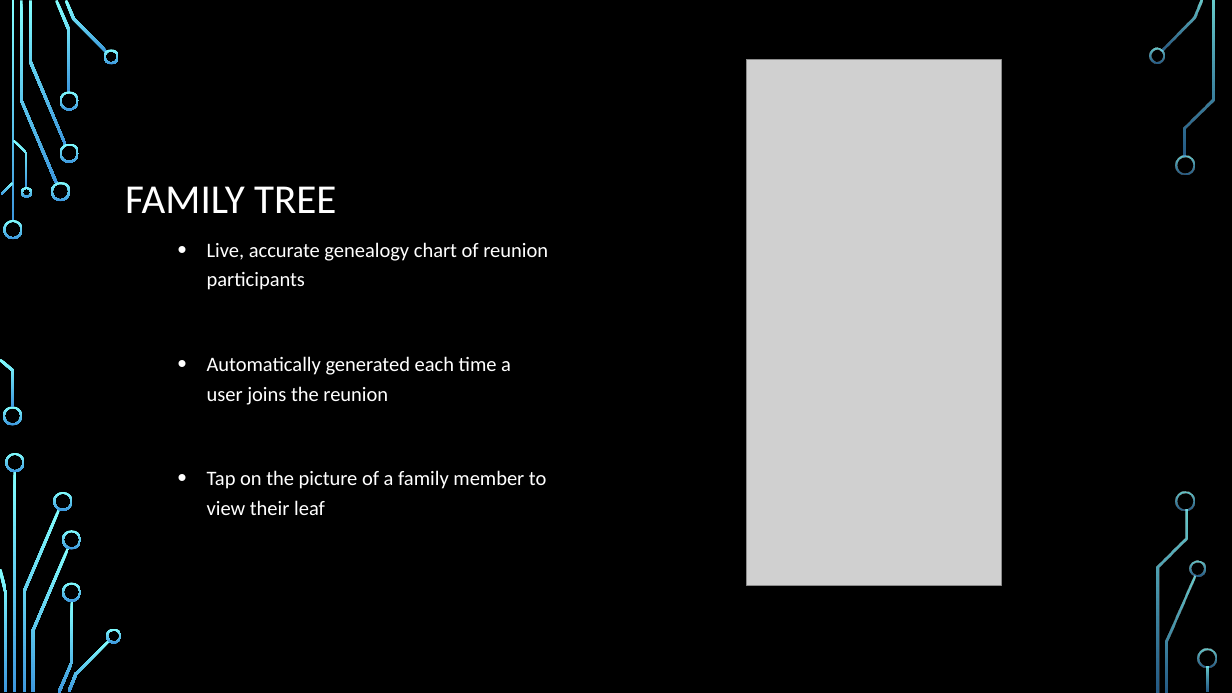
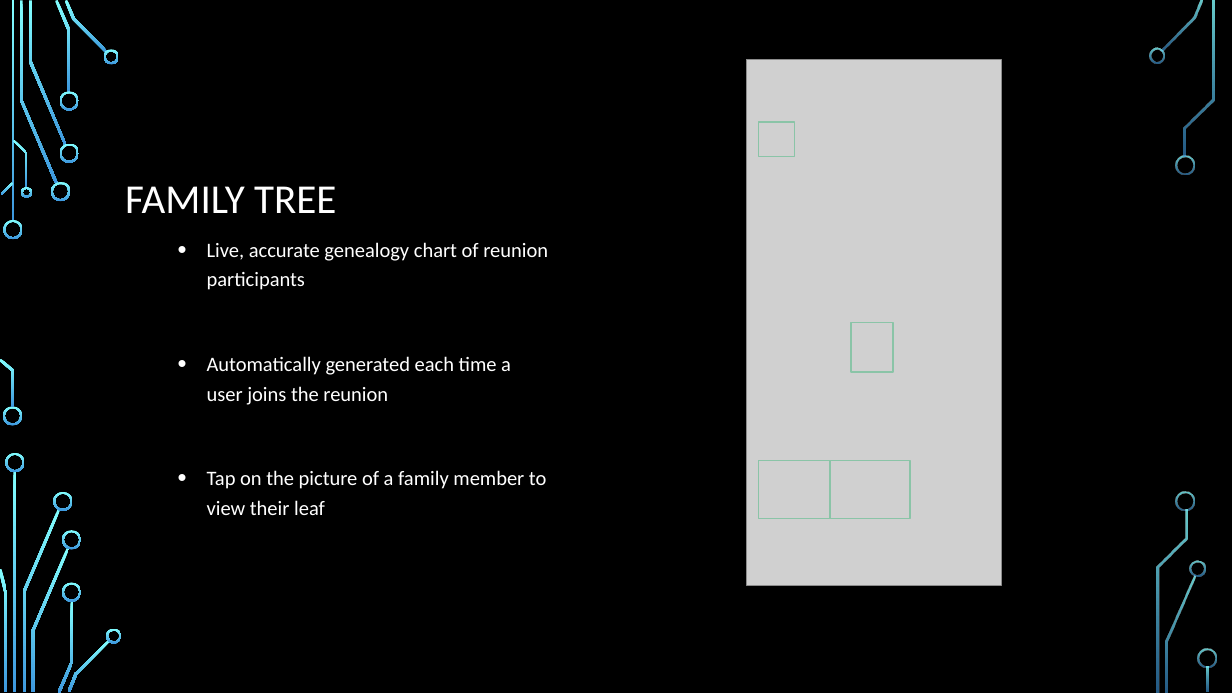
Before and after one commit to shitwolfymakes/CS-3773-Software-Engineering, a slide deck: slide 5 of Reunions App.pptx. Drawn at 1232x693 pixels with LibreOffice and Linux fonts; fonts in the diff are those of the drawing; grey boxes stand for pictures; background and template pictures are left out. Boxes give left, top, right and bottom in pixels: in the first picture for what was removed or moved away, otherwise in the second. Text is boxed around its words. In the diff, an @@ line names an element or a change of style, - is before the commit and + after.

Commit message:
Updated to include hotlinks over the buttons

```diff
--- a/Reunions App.pptx
+++ b/Reunions App.pptx
@@ action button blank added at (759, 122, 795, 156), outline #8AC4A7 1.25 pt @@
@@ action button blank added at (851, 323, 894, 372), outline #8AC4A7 1.25 pt @@
@@ action button blank added at (759, 461, 831, 518), outline #8AC4A7 1.25 pt @@
@@ action button blank added at (831, 461, 910, 518), outline #8AC4A7 1.25 pt @@
```
Also in this commit, not shown: 3 other slides changed.
